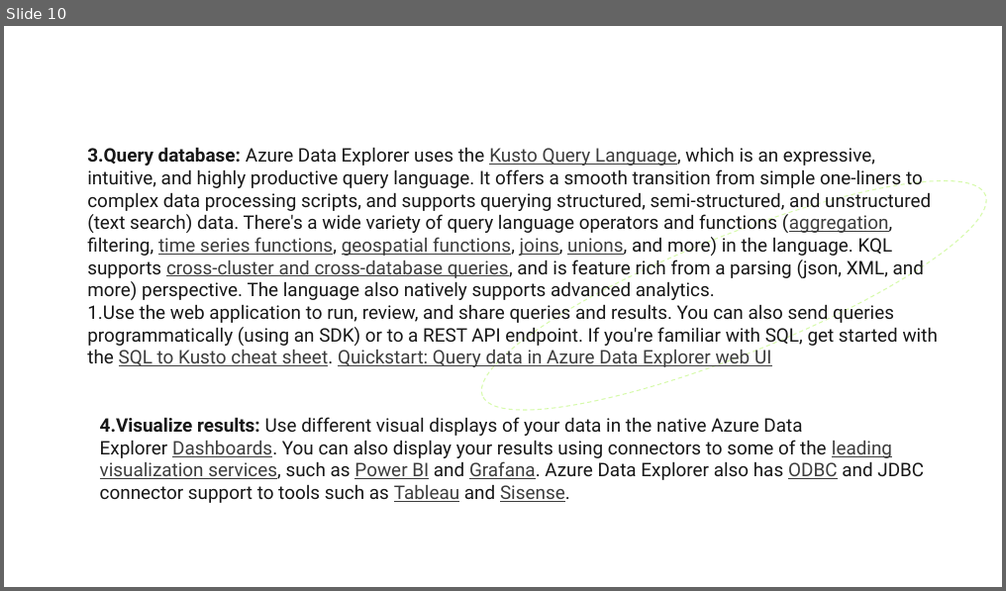
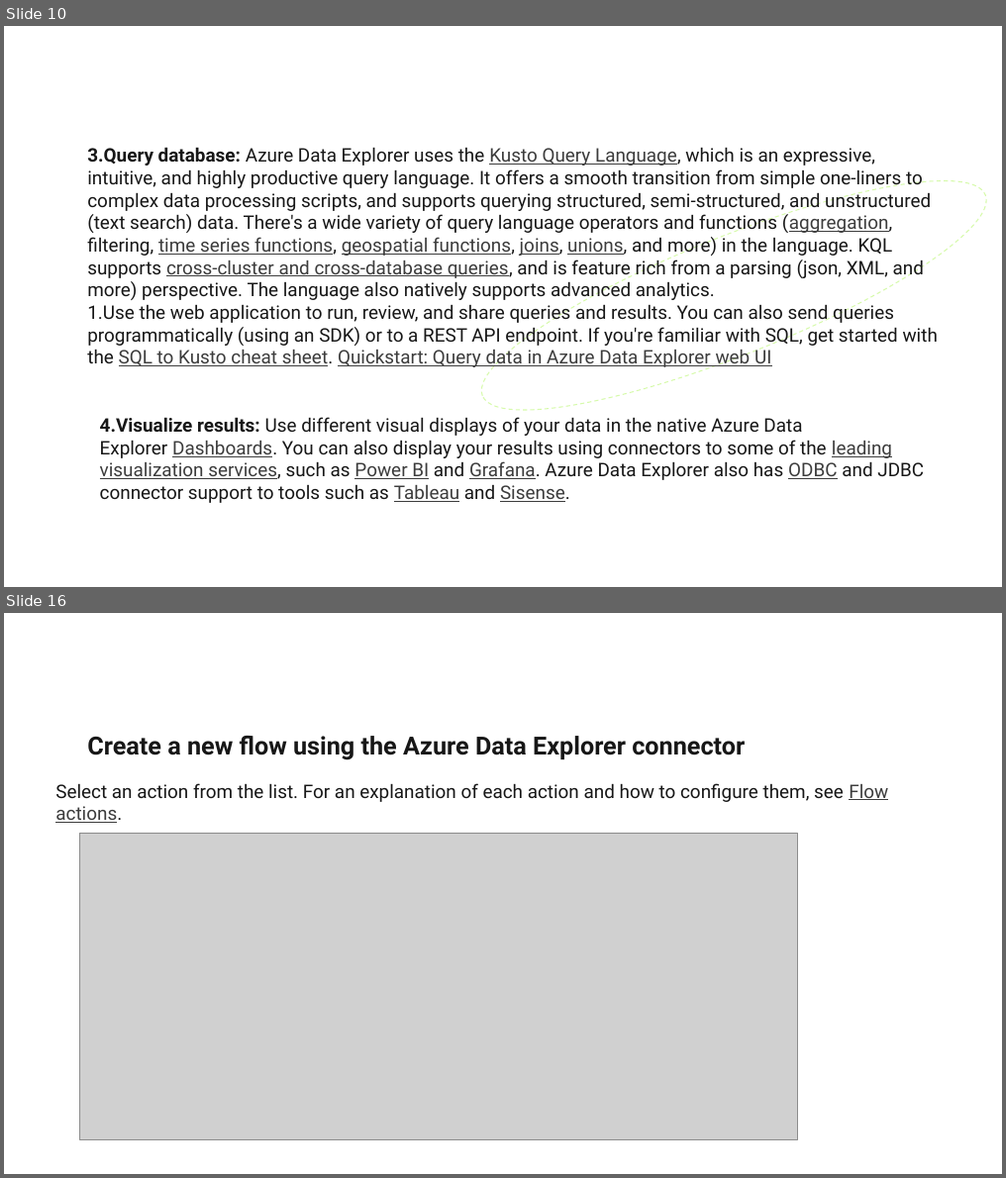
Before and after one commit to Deloitte-Azure-Accelerators/DataExplorer, a slide deck: Azure Data Explorer.pptx. Shown one above the other, each under a label of ours: slide 10 before the commit, slides 10 and 16 after it; the slides between them are not shown. The pictures are 1006x591 and 1006x1178 pixels, drawn with LibreOffice and Linux fonts; fonts in the diff are those of the drawing; grey boxes stand for pictures; background and template pictures are left out. Boxes give left, top, right and bottom in pixels: in the first picture for what was removed or moved away, otherwise in the second. Text is boxed around its words. In the diff, an @@ line names an element or a change of style, - is before the commit and + after.

```diff
--- a/Azure Data Explorer.pptx
+++ b/Azure Data Explorer.pptx
@@ slide 16 added at [4,613,1002,1174], background #FFFFFF; not listed: 1 template element that a slide beside it also shows @@
@@ text added at [87,736,745,761], 24 pt, text #171717, bold @@
+Create a new flow using the Azure Data Explorer connector
@@ text added at [55,783,888,802], 18 pt, text #171717 @@
+Select an action from the list. For an explanation of each action and how to configure them, see Flow actions.
@@ picture added at [80,833,798,1141] @@
```
Also in this commit, not shown: 10 other slides added.
